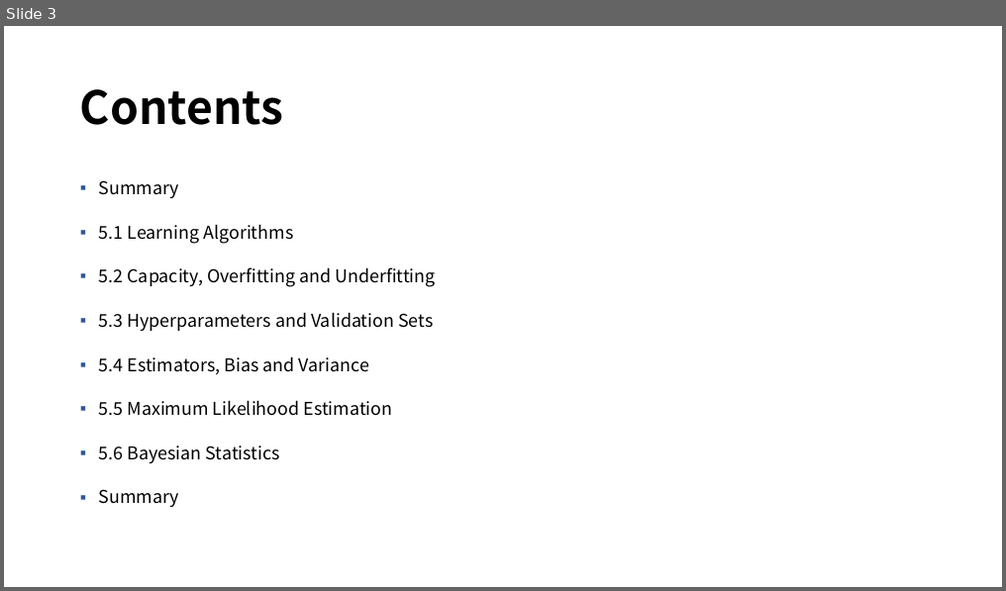
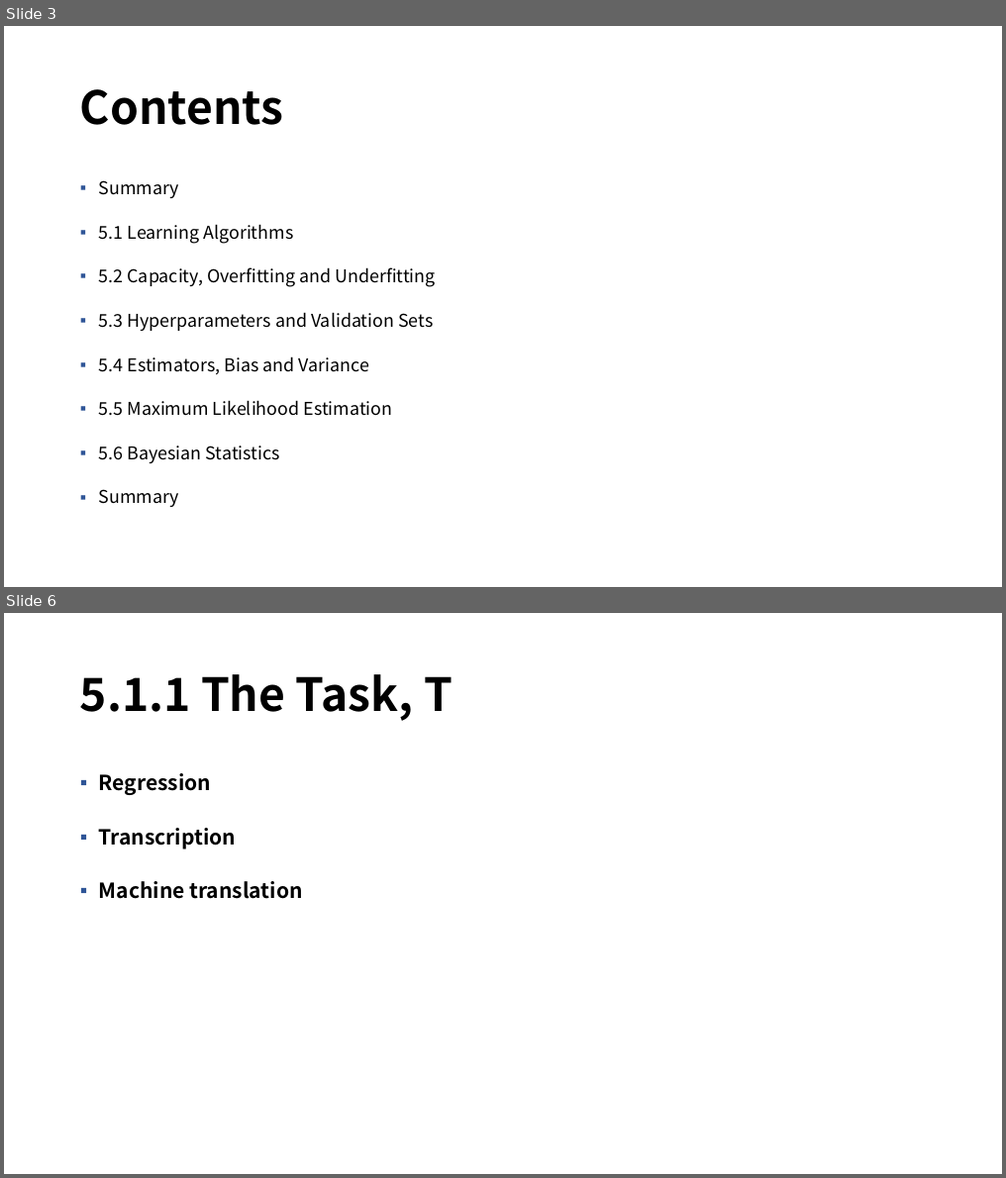
Before and after one commit to mmvv11/GraduateStudies, a slide deck: DeepLearningStudy/5-1. Machine Learning Basics, 230210, 정지운.pptx. Shown one above the other, each under a label of ours: slide 3 before the commit, slides 3 and 6 after it; the slides between them are not shown. The pictures are 1006x591 and 1006x1178 pixels, drawn with LibreOffice and Linux fonts; fonts in the diff are those of the drawing; background and template pictures are left out. Boxes give left, top, right and bottom in pixels: in the first picture for what was removed or moved away, otherwise in the second. Text is boxed around its words. In the diff, an @@ line names an element or a change of style, - is before the commit and + after.

```diff
--- a/DeepLearningStudy/5-1. Machine Learning Basics, 230210, 정지운.pptx
+++ b/DeepLearningStudy/5-1. Machine Learning Basics, 230210, 정지운.pptx
@@ slide 6 added at [4,613,1002,1174], background picture (left out) @@
@@ title added at [80,674,452,721], 44 pt, text #000000, bold @@
+5.1.1 The Task, T
@@ text added at [99,773,303,899], 20 pt, text #000000, bold @@
+▪ Regression
+▪ Transcription
+▪ Machine translation
```
Also in this commit, not shown: 1 slide changed, 5 other slides added.
